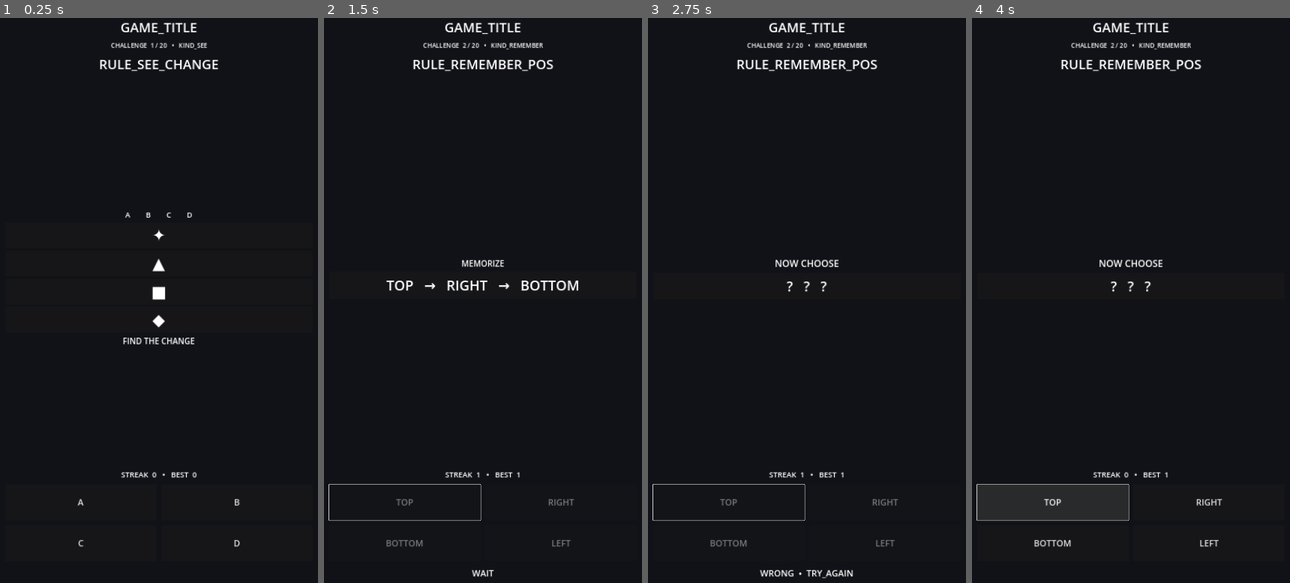
Above: before the commit, frames 1-4 (left to right).
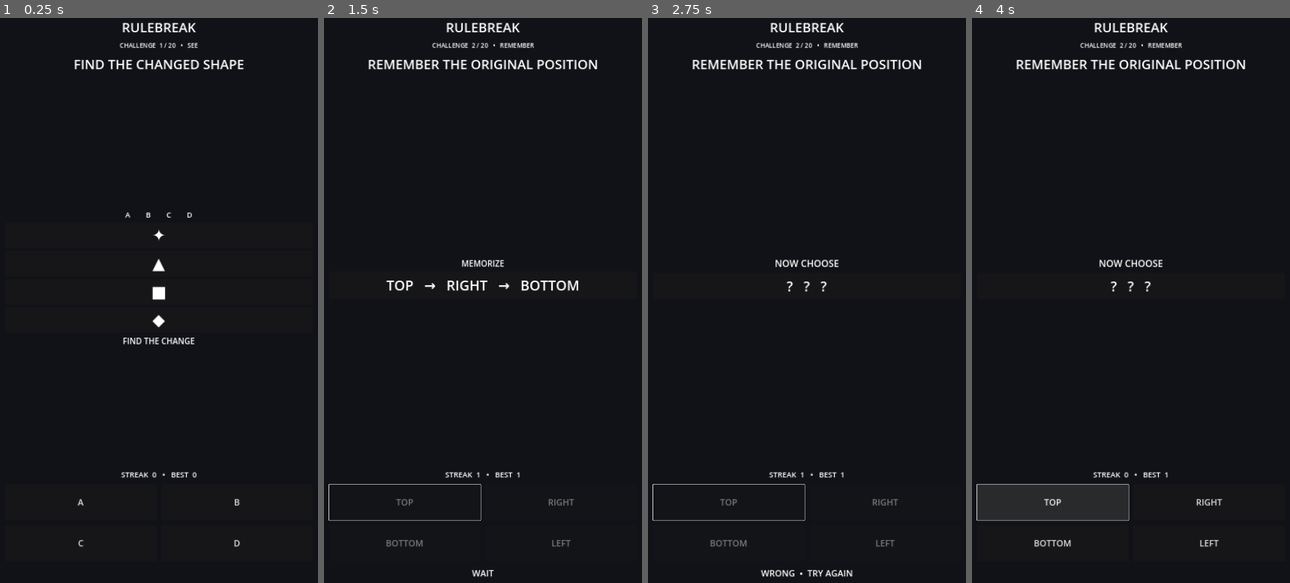
Above: after the commit, the same moments.

Repository: lukeniukrostyslav/rulebreak8
Game: Godot game, scene res://main.tscn
Two runs of this game, one before a commit and one after it. Both use one fixed random seed, a clock stepped at 60 frames per second and the inputs below.
Inputs:
- Up to frame 1 (0.25 s): no input
- Up to frame 2 (1.5 s): click "A" at 0.5 s; tap Enter at 1.25 s
- Up to frame 3 (2.75 s): click "TOP" at 2 s
- Up to frame 4 (4 s): tap Space at 2.75 s; tap Enter at 3.5 s

The runs differ from the first frame. In frame 1, 1.1% of the frame differs, in the area x 23-77%, y 0-10%; in frame 2, 1.4%; in frame 3, 1.7%, in the area x 13-87%, y 0-100%; in frame 4, 1.4%.

Commit message:
fix: use imported translations in APK with CSV fallback for tests

Diff:
--- a/scripts/core/localization.gd
+++ b/scripts/core/localization.gd
@@ -21,23 +21,20 @@
 
     for locale in LOCALES:
         var message_count := 0
-        var locale_translations: Array[Translation] = []
 
         for source in SOURCES:
-            var path := "res://locale/%s.%s.translation" % [source, locale]
-            var translation := load(path) as Translation
+            var translation := _load_imported_translation(source, locale)
             if translation == null:
-                push_error("RULEBREAK localization: failed to load imported translation %s" % path)
+                translation = _build_translation_from_csv(source, locale)
+            if translation == null:
+                push_error("RULEBREAK localization: failed to load %s for locale %s" % [source, locale])
                 return false
-            locale_translations.append(translation)
+            TranslationServer.add_translation(translation)
             message_count += translation.get_message_list().size()
 
         if message_count == 0:
             push_error("RULEBREAK localization: locale %s has no messages" % locale)
             return false
-
-        for translation in locale_translations:
-            TranslationServer.add_translation(translation)
         loaded_locales[locale] = message_count
 
     loaded = true
@@ -54,6 +51,84 @@
             return locale
     return "en"
 
+func _load_imported_translation(source: String, locale: String) -> Translation:
+    var path := "res://locale/%s.%s.translation" % [source, locale]
+    if not ResourceLoader.exists(path):
+        return null
+    return load(path) as Translation
+
+func _build_translation_from_csv(source: String, locale: String) -> Translation:
+    var path := "res://locale/%s.csv" % source
+    var table := _read_csv(path)
+    if table.is_empty():
+        return null
+
+    var header: Array = table[0]
+    var locale_index := header.find(locale)
+    if locale_index < 0:
+        return null
+
+    var translation := Translation.new()
+    translation.set_locale(locale)
+    for row_index in range(1, table.size()):
+        var row: Array = table[row_index]
+        if row.size() <= locale_index or row.is_empty():
+            continue
+        var key := str(row[0]).strip_edges()
+        if key.is_empty():
+            continue
+        translation.add_message(key, str(row[locale_index]))
+    return translation
+
+func _read_csv(path: String) -> Array:
+    if not FileAccess.file_exists(path):
+        return []
+    var file := FileAccess.open(path, FileAccess.READ)
+    if file == null:
+        return []
+    return _parse_csv(file.get_as_text())
+
+func _parse_csv(text: String) -> Array:
+    var rows: Array = []
+    var row: Array = []
+    var field := ""
+    var quoted := false
+    var i := 0
+
+    while i < text.length():
+        var ch := text[i]
+        if quoted:
+            if ch == '"':
+                if i + 1 < text.length() and text[i + 1] == '"':
+                    field += '"'
+                    i += 1
+                else:
+                    quoted = false
+            else:
+                field += ch
+        else:
+            match ch:
+                '"':
+                    quoted = true
+                ',':
+                    row.append(field)
+                    field = ""
+                '\n':
+                    row.append(field.trim_suffix("\r"))
+                    rows.append(row)
+                    row = []
+                    field = ""
+                '\r':
+                    pass
+                _:
+                    field += ch
+        i += 1
+
+    if not row.is_empty() or not field.is_empty():
+        row.append(field)
+        rows.append(row)
+    return rows
+
 func _ready() -> void:
     if not load_translations():
         return
